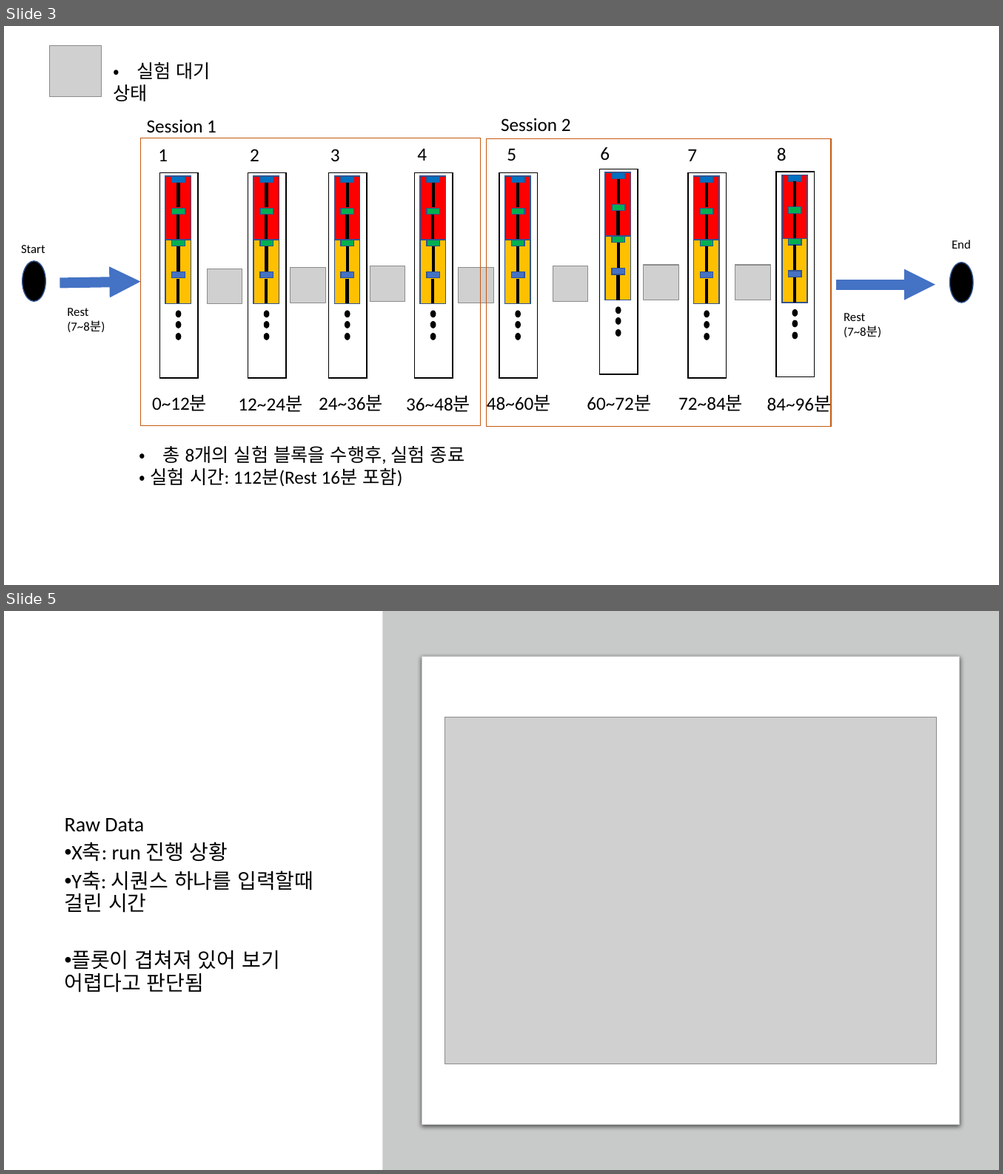
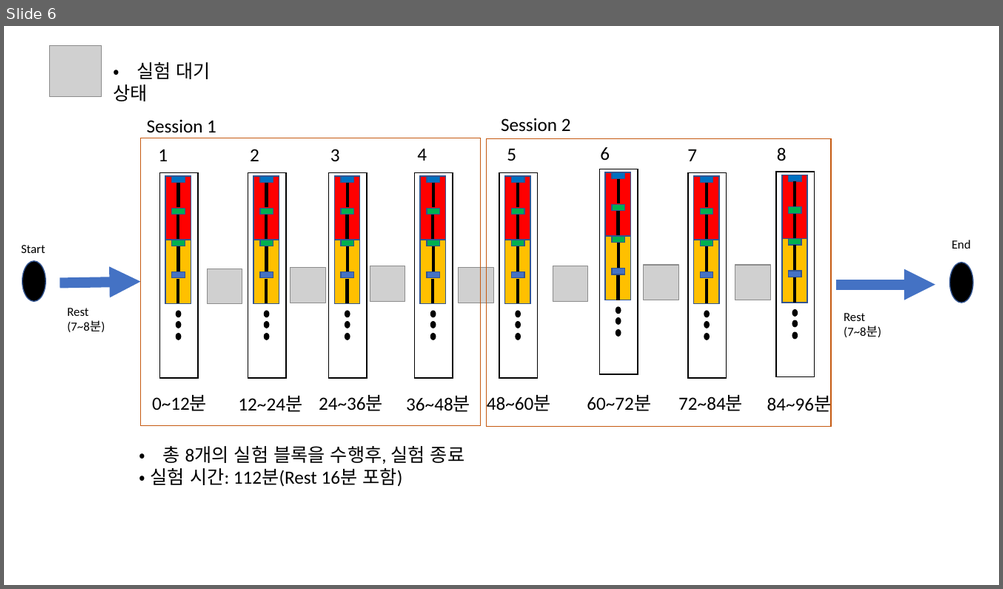
Before and after one commit to SeojinYoon/Statistics_sj, a slide deck: CLMN/Replay_Exp/blueprint/blueprint_0324v2.pptx. Shown one above the other, each under a label of ours: slides 3 and 5 before the commit, slide 6 after it; the slides between them are not shown. The pictures are 1003x1174 and 1003x589 pixels, drawn with LibreOffice and Linux fonts; fonts in the diff are those of the drawing; grey boxes stand for pictures. Boxes give left, top, right and bottom in pixels: in the first picture for what was removed or moved away, otherwise in the second. Text is boxed around its words. In the diff, an @@ line names an element or a change of style, - is before the commit and + after.

```diff
--- a/CLMN/Replay_Exp/blueprint/blueprint_0324v2.pptx
+++ b/CLMN/Replay_Exp/blueprint/blueprint_0324v2.pptx
@@ slide 5 removed at (4, 611, 999, 1170), background #FFFFFF @@
@@ rectangle removed at (382, 611, 999, 1170) @@
@@ rounded rectangle removed at (422, 657, 959, 1125) @@
@@ picture removed at (445, 717, 936, 1065) @@
@@ text removed at (65, 818, 313, 993) @@
-Raw Data
-• X축: run 진행 상황
-• Y축: 시퀀스 하나를 입력할때 걸린 시간
-• 플롯이 겹쳐져 있어 보기 어렵다고 판단됨
@@ what was slide 3 is now slide 6 @@
```
Also in this commit, not shown: 3 slides added, 4 other slides removed, 2 other files.
